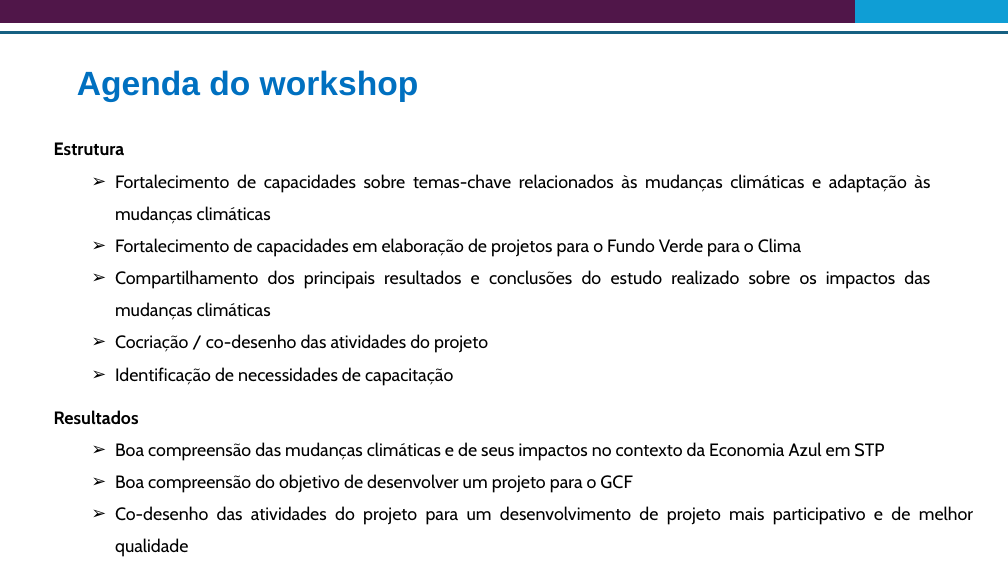
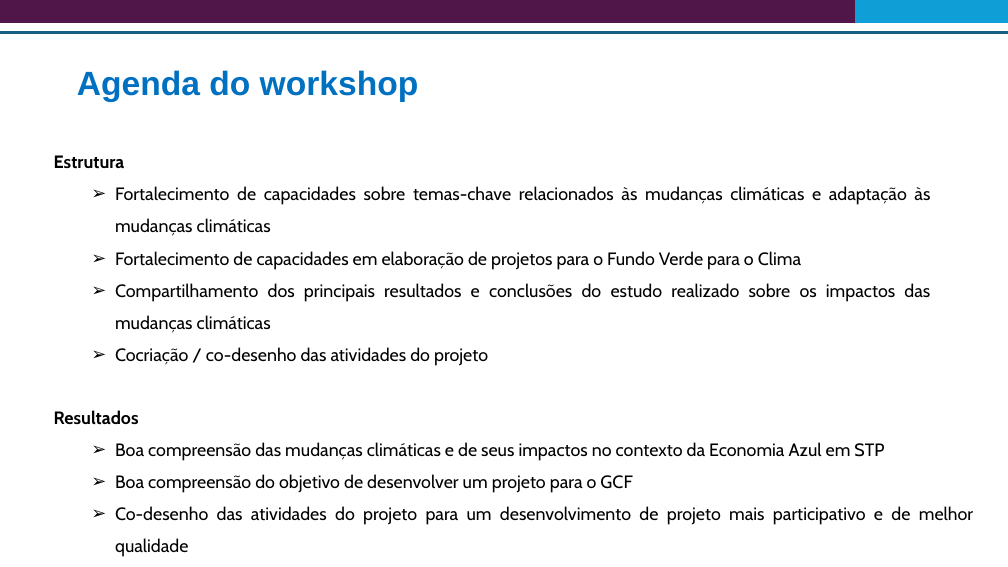
Before and after one commit to Risk-Team/trainings, a slide deck: slide 2 of STP/presentations/Introduction and agenda.pptx. Drawn at 1008x567 pixels with LibreOffice and Linux fonts; fonts in the diff are those of the drawing. Boxes give left, top, right and bottom in pixels: in the first picture for what was removed or moved away, otherwise in the second. Text is boxed around its words. In the diff, an @@ line names an element or a change of style, - is before the commit and + after.

```diff
--- a/STP/presentations/Introduction and agenda.pptx
+++ b/STP/presentations/Introduction and agenda.pptx
@@ text "Estrutura": place and size @@
-text "Estrutura" at (54,142,930,386)
+text "Estrutura" at (54,155,930,366)
@@ text at (115,367,453,386): paragraph removed @@
-  ➢ Identificação de necessidades de capacitação
```
Also in this commit, not shown: 3 slides removed, 6 other files.
